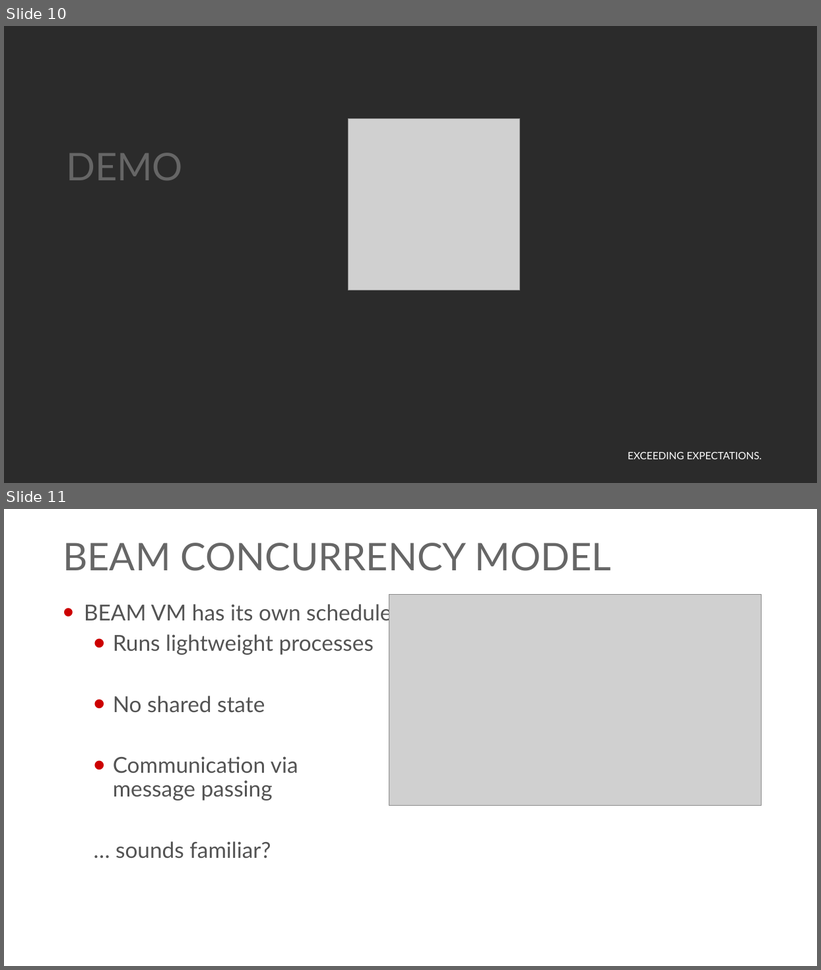
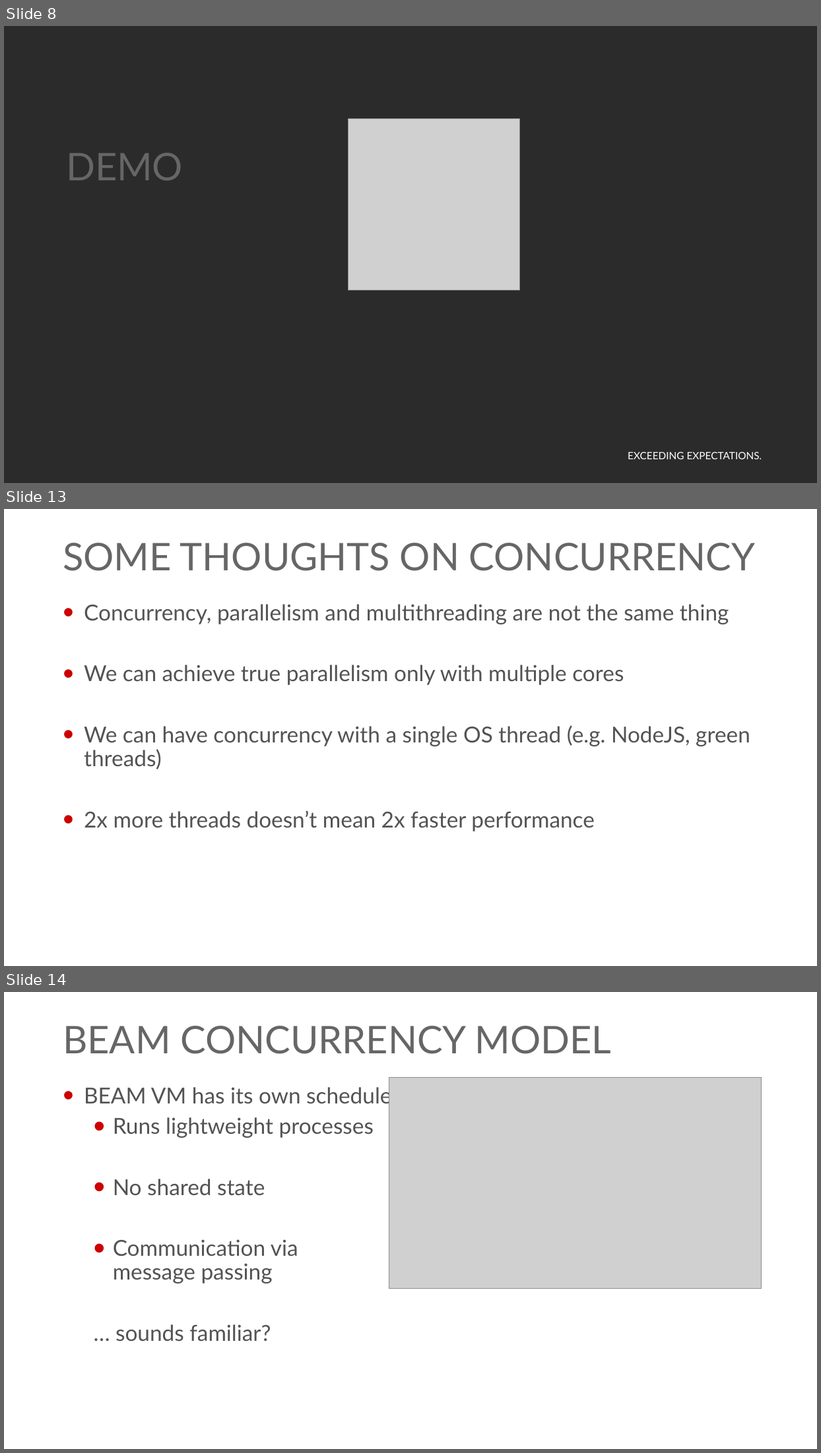
Before and after one commit to georgiyolovski/elixir-workshop, a slide deck: day2/Elixir - Day 2.pptx. Shown one above the other, each under a label of ours: slides 10 and 11 before the commit, slides 8, 13 and 14 after it; the slides between them are not shown. The pictures are 821x970 and 821x1453 pixels, drawn with LibreOffice and Linux fonts; fonts in the diff are those of the drawing; grey boxes stand for pictures; background and template pictures are left out; a plain dark background stands for a picture behind light text. Boxes give left, top, right and bottom in pixels: in the first picture for what was removed or moved away, otherwise in the second. Text is boxed around its words. In the diff, an @@ line names an element or a change of style, - is before the commit and + after.

```diff
--- a/day2/Elixir - Day 2.pptx
+++ b/day2/Elixir - Day 2.pptx
@@ slide 13 added at [4, 509, 817, 966], background #FFFFFF; not listed: 1 template element that a slide beside it also shows @@
@@ title added at [63, 543, 755, 571], 45 pt, text #666666 @@
+SOME THOUGHTS ON CONCURRENCY
@@ text added at [84, 604, 750, 832], 26 pt, text #535353 @@
+• Concurrency, parallelism and multithreading are not the same thing
+• We can achieve true parallelism only with multiple cores
+• We can have concurrency with a single OS thread (e.g. NodeJS, green threads)
+• 2x more threads doesn’t mean 2x faster performance
@@ what was slide 10 is now slide 8 @@
@@ what was slide 11 is now slide 14 @@
```
Also in this commit, not shown: 5 slides changed, 5 other slides added, 1 slide removed, 2 other files.
